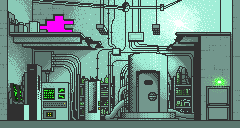
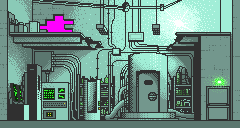
Before/after of a 240px x 128px layered artwork. What changed in the layer stack:
painted on "dessin-trait" over [83, 79, 101, 119]
painted on "couleur" over [84, 80, 99, 119]
